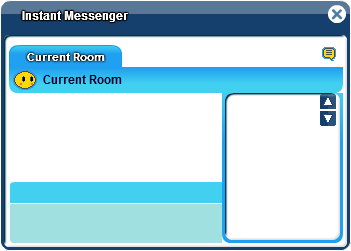
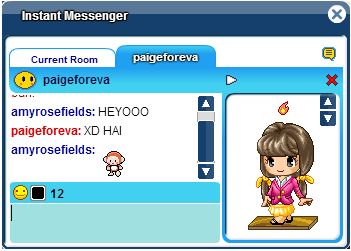
Before/after of a 351x251 layered artwork. What changed in the layer stack:
hid "Layer 3" over [248, 101, 318, 230]
showed "Layer 2" over [2, 1, 350, 249]
hid "Layer 1" over [0, 0, 351, 251]
hid "Background" over [0, 0, 351, 251]
